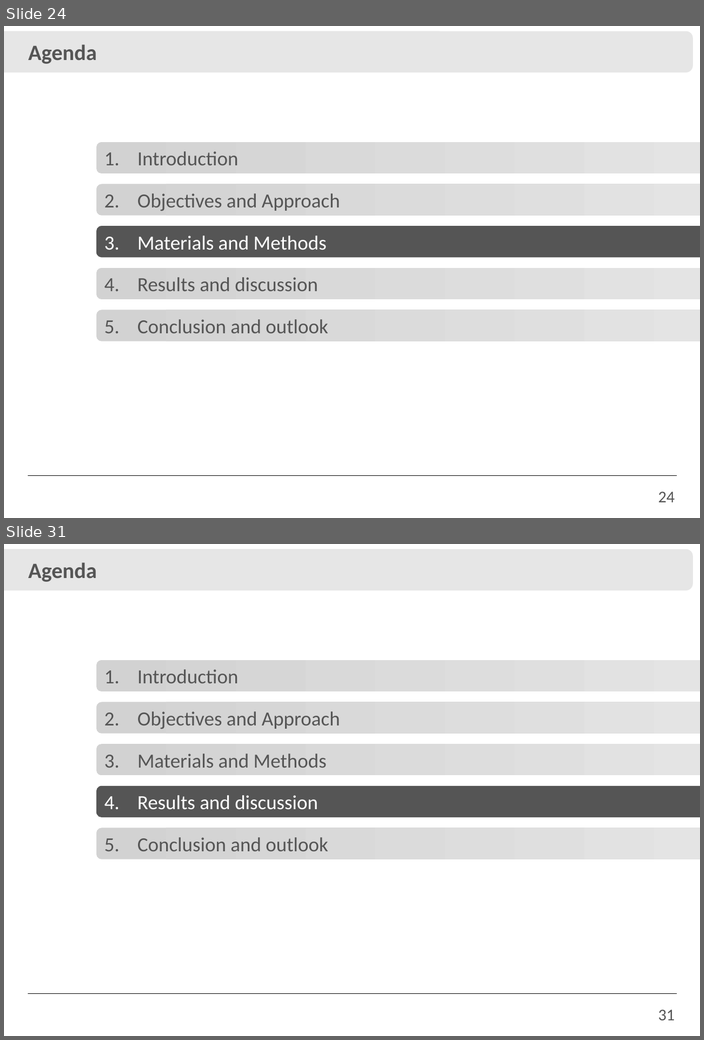
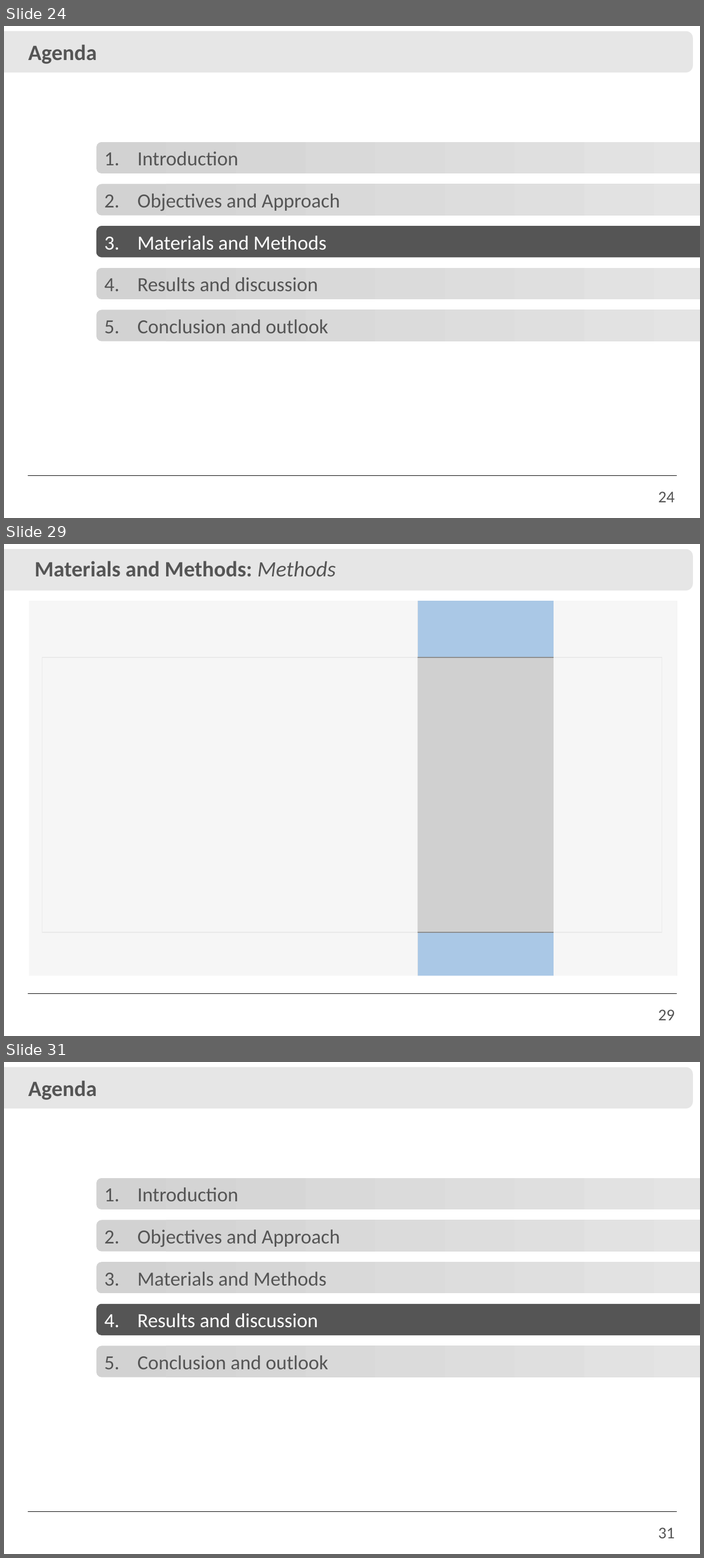
Before and after one commit to IvanRehder/Dissertacao, a slide deck: Apresentação/Apresentação.pptx. Shown one above the other, each under a label of ours: slides 24 and 31 before the commit, slides 24, 29 and 31 after it; the slides between them are not shown. The pictures are 704x1040 and 704x1558 pixels, drawn with LibreOffice and Linux fonts; fonts in the diff are those of the drawing; grey boxes stand for pictures; background and template pictures are left out. Boxes give left, top, right and bottom in pixels: in the first picture for what was removed or moved away, otherwise in the second. Text is boxed around its words. In the diff, an @@ line names an element or a change of style, - is before the commit and + after.

```diff
--- a/Apresentação/Apresentação.pptx
+++ b/Apresentação/Apresentação.pptx
@@ slide 29 added at (4,544,700,1036), background #FFFFFF; not listed: 3 template elements that a slide beside it also shows @@
@@ text added at (35,561,336,577), 24 pt, text #555555, bold @@
+Materials and Methods: Methods
@@ rectangle added at (27,596,417,982), fill #FFFFFF at 81% opacity @@
@@ rectangle added at (29,601,417,976), fill #D2D2D2 @@
@@ rectangle added at (418,601,553,976), fill #AAC8E6 @@
@@ rectangle added at (553,601,677,976), fill #D2D2D2 @@
@@ rectangle added at (553,601,677,982), fill #FFFFFF at 81% opacity @@
@@ picture added at (42,657,662,932) @@
```
Also in this commit, not shown: 19 slides changed, 5 other slides added, 6 slides removed, 3 other files.
